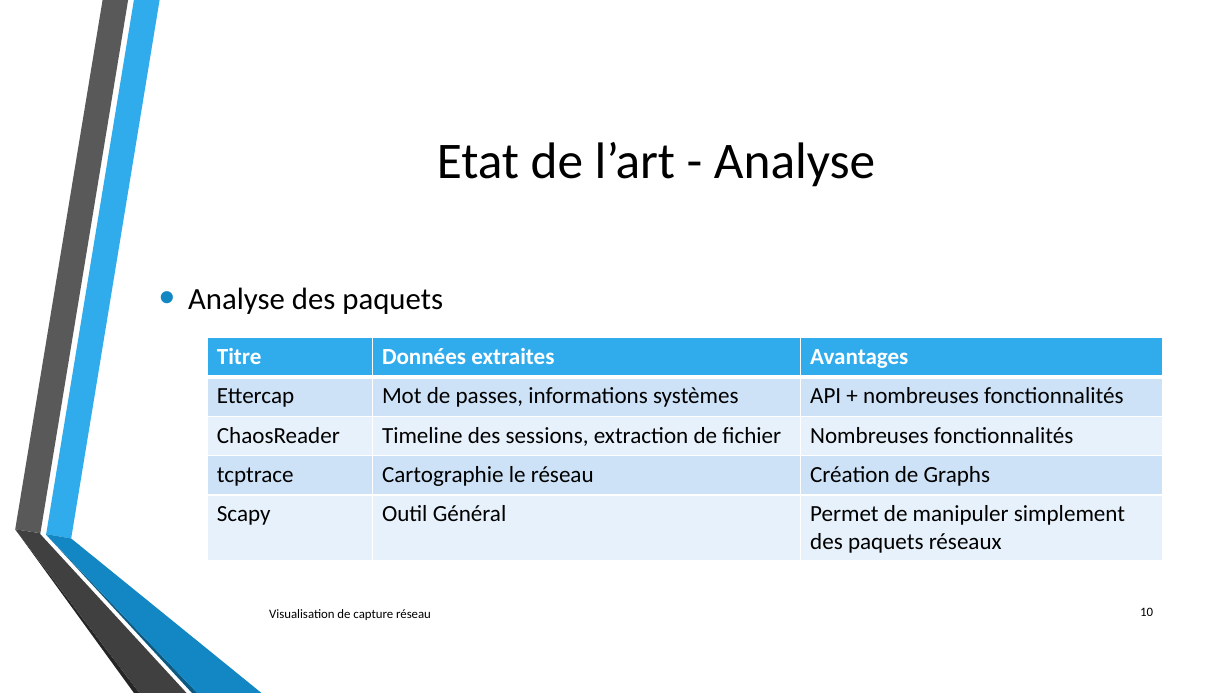
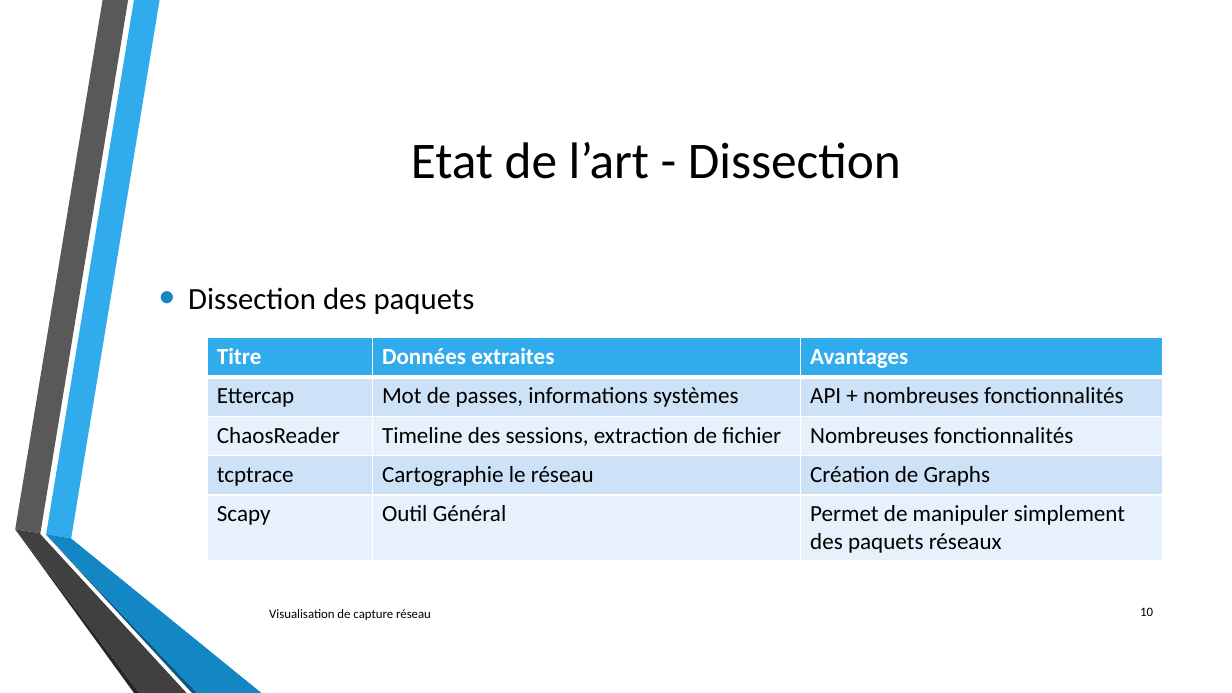
Before and after one commit to lechinoix/Pcap-visualization-project, a slide deck: slide 10 of Outils de visualisation de capture réseau.pptx. Drawn at 1232x693 pixels with LibreOffice and Linux fonts; fonts in the diff are those of the drawing; background and template pictures are left out. Boxes give left, top, right and bottom in pixels: in the first picture for what was removed or moved away, otherwise in the second. Text is boxed around its words. In the diff, an @@ line names an element or a change of style, - is before the commit and + after.

```diff
--- a/Outils de visualisation de capture réseau.pptx
+++ b/Outils de visualisation de capture réseau.pptx
@@ title at box(411, 142, 901, 179): text changed @@
-Etat de l’art - Analyse
+Etat de l’art - Dissection
@@ text at box(188, 287, 475, 314): text changed @@
-• Analyse des paquets
+• Dissection des paquets
```
Also in this commit, not shown: 9 other slides changed, 4 slides added.
